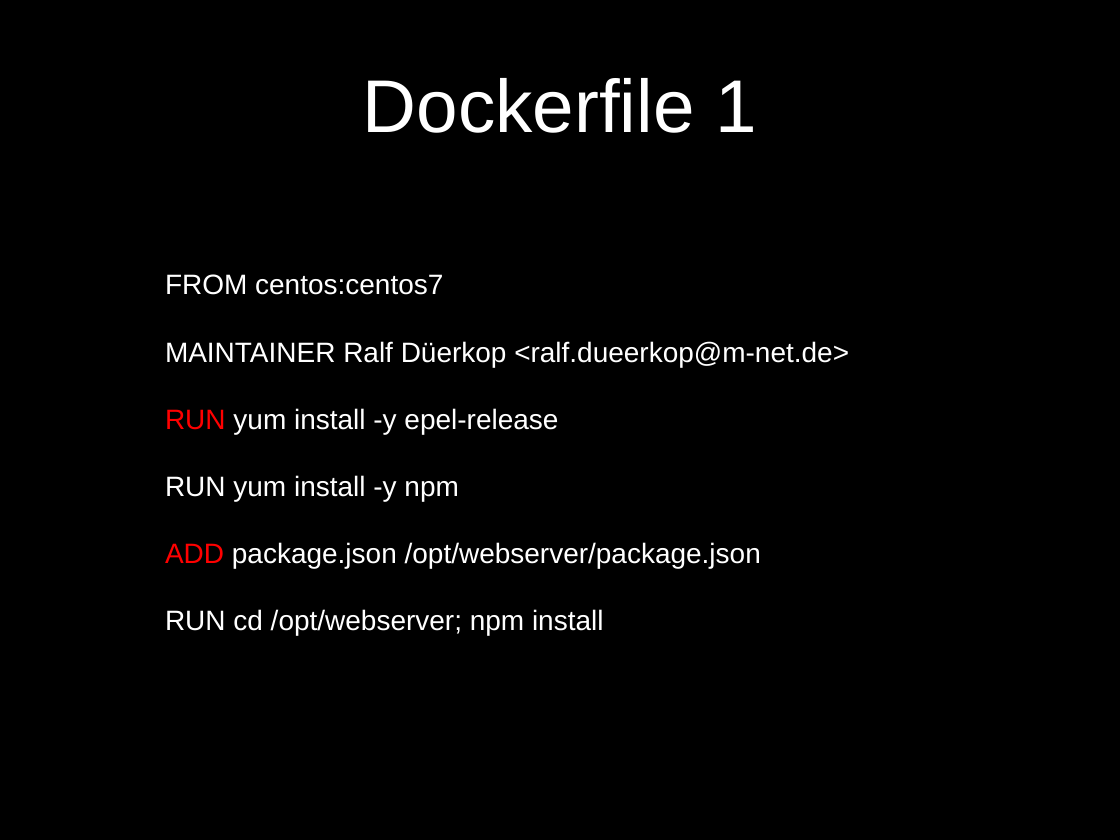
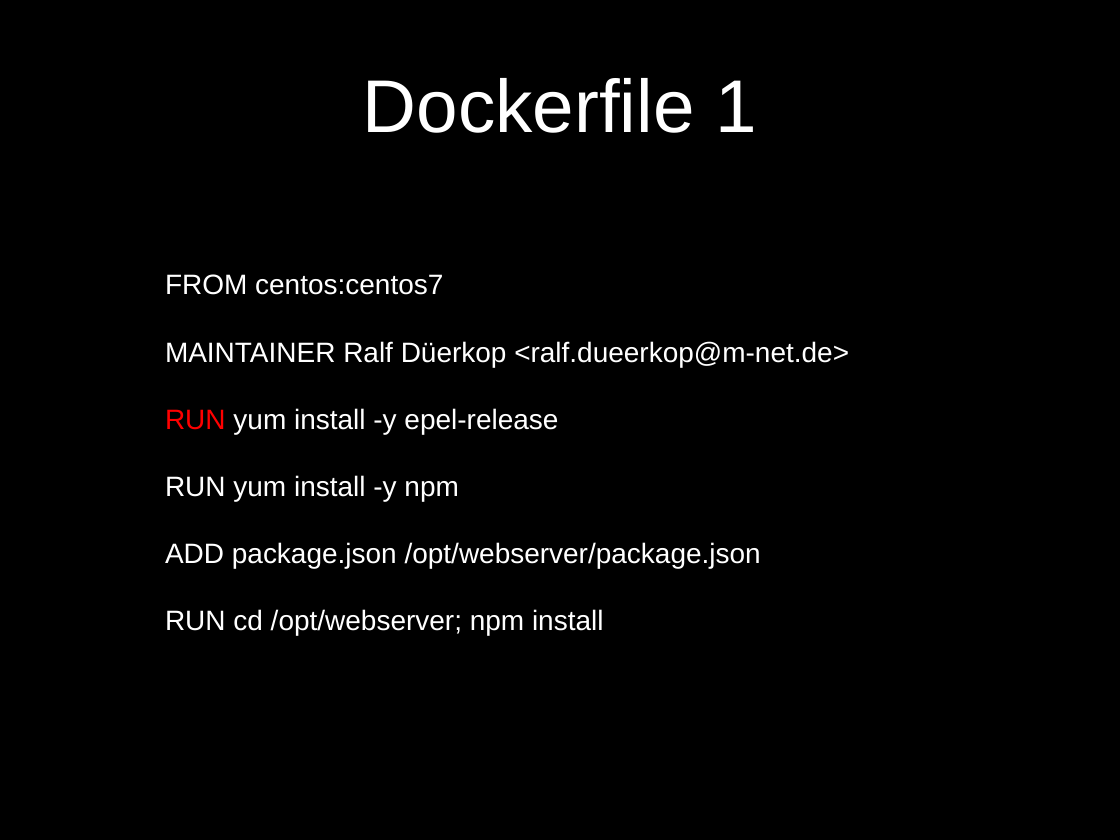
Before and after one commit to ra1f/docker-intro, a slide deck: slide 15 of DockerIntro.pptx. Drawn at 1120x840 pixels with LibreOffice and Linux fonts; fonts in the diff are those of the drawing; background and template pictures are left out. Boxes give left, top, right and bottom in pixels: in the first picture for what was removed or moved away, otherwise in the second. Text is boxed around its words. In the diff, an @@ line names an element or a change of style, - is before the commit and + after.

Commit message:
Powerpoint updated

```diff
--- a/DockerIntro.pptx
+++ b/DockerIntro.pptx
@@ text at (165,542,761,568): text colour #FF0000 to #FFFFFF in "ADD" @@
```
Also in this commit, not shown: 3 other slides changed, 3 slides added, 2 slides removed.
